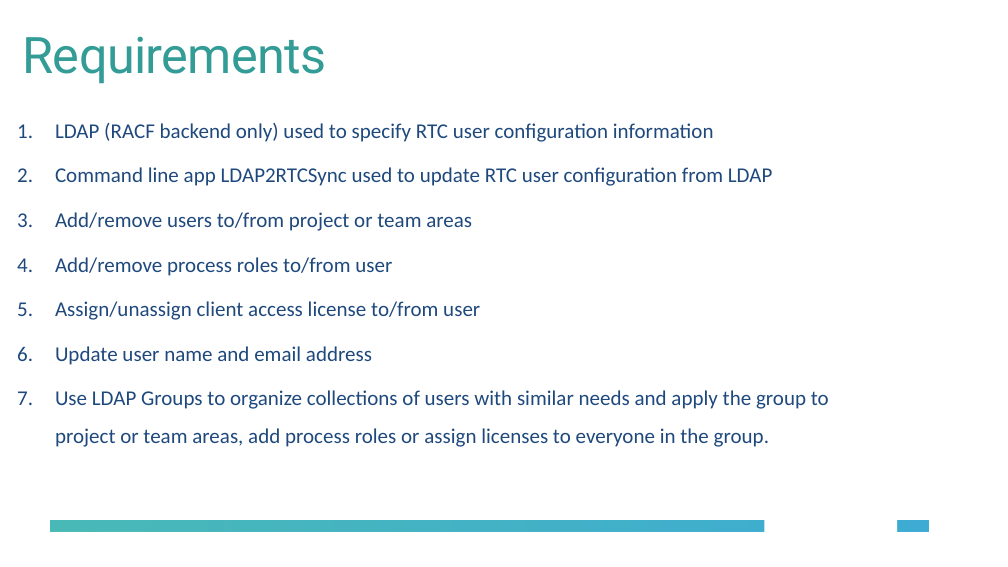
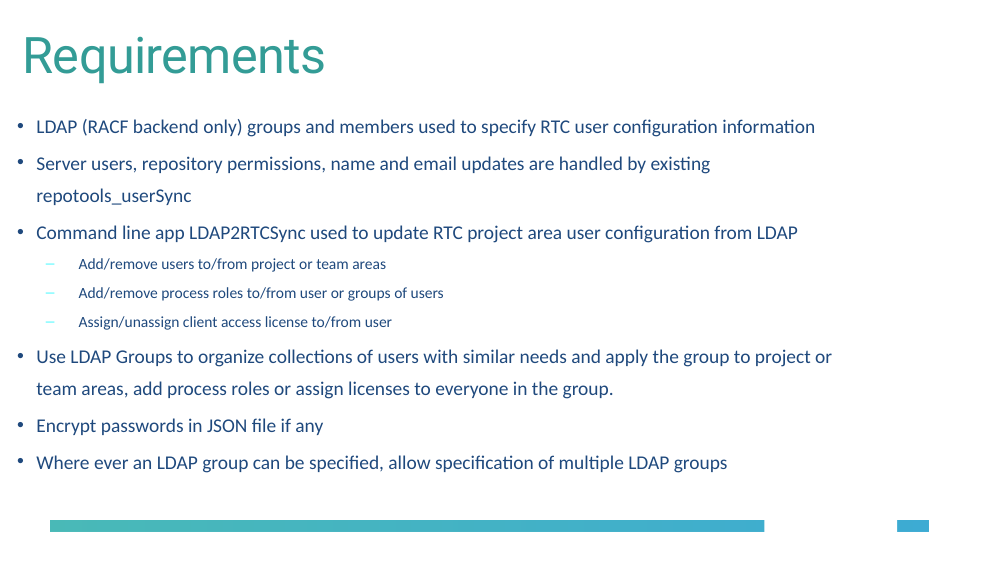
Before and after one commit to jamsden/CE4IoTConnector, a slide deck: slide 4 of LDAP-RTC-Sync/docs/LDAP-RTCSync.pptx. Drawn at 1008x567 pixels with LibreOffice and Linux fonts; fonts in the diff are those of the drawing; background and template pictures are left out. Boxes give left, top, right and bottom in pixels: in the first picture for what was removed or moved away, otherwise in the second. Text is boxed around its words. In the diff, an @@ line names an element or a change of style, - is before the commit and + after.

Commit message:
Functionally complete implementation
All functions are working and initial testing is successful. Nested
LDAP groups aren’t supported yet, —simulate isn’t implemented, password
encryption isn’t done yet.

```diff
--- a/LDAP-RTC-Sync/docs/LDAP-RTCSync.pptx
+++ b/LDAP-RTC-Sync/docs/LDAP-RTCSync.pptx
@@ text at (36,119,815,243): text changed; size 20 to 18.5 pt @@
-1. LDAP (RACF backend only) used to specify RTC user configuration information
-2. Command line app LDAP2RTCSync used to update RTC user configuration from LDAP
+• LDAP (RACF backend only) groups and members used to specify RTC user configuration information
+• Server users, repository permissions, name and email updates are handled by existing repotools_userSync
+• Command line app LDAP2RTCSync used to update RTC project area user configuration from LDAP
@@ text at (36,258,832,399): size 20 to 14.8 pt in "Add/remove users to/from project or team areas", "Assign/unassign client access license to/from user"; size 20 to 18.5 pt in "Use LDAP Groups to organize collections of ..."; bullet 1. to –; list level 1 to 2 in "Add/remove users to/from project or ..."; line spacing 1.5 to 1.4; list level 1 to 2 in "Assign/unassign client access license to/from ..."; bullet 1. to •; less space between paragraphs @@
@@ text at (79,287,444,301): text changed; size 20 to 14.8 pt @@
-4. Add/remove process roles to/from user
+  – Add/remove process roles to/from user or groups of users
@@ text at (55,346,372,365): paragraph removed @@
-6. Update user name and email address
@@ text at (36,418,728,473): paragraphs added @@
+• Encrypt passwords in JSON file if any
+• Where ever an LDAP group can be specified, allow specification of multiple LDAP groups
```
Also in this commit, not shown: 5 other slides changed, 9 other files.
